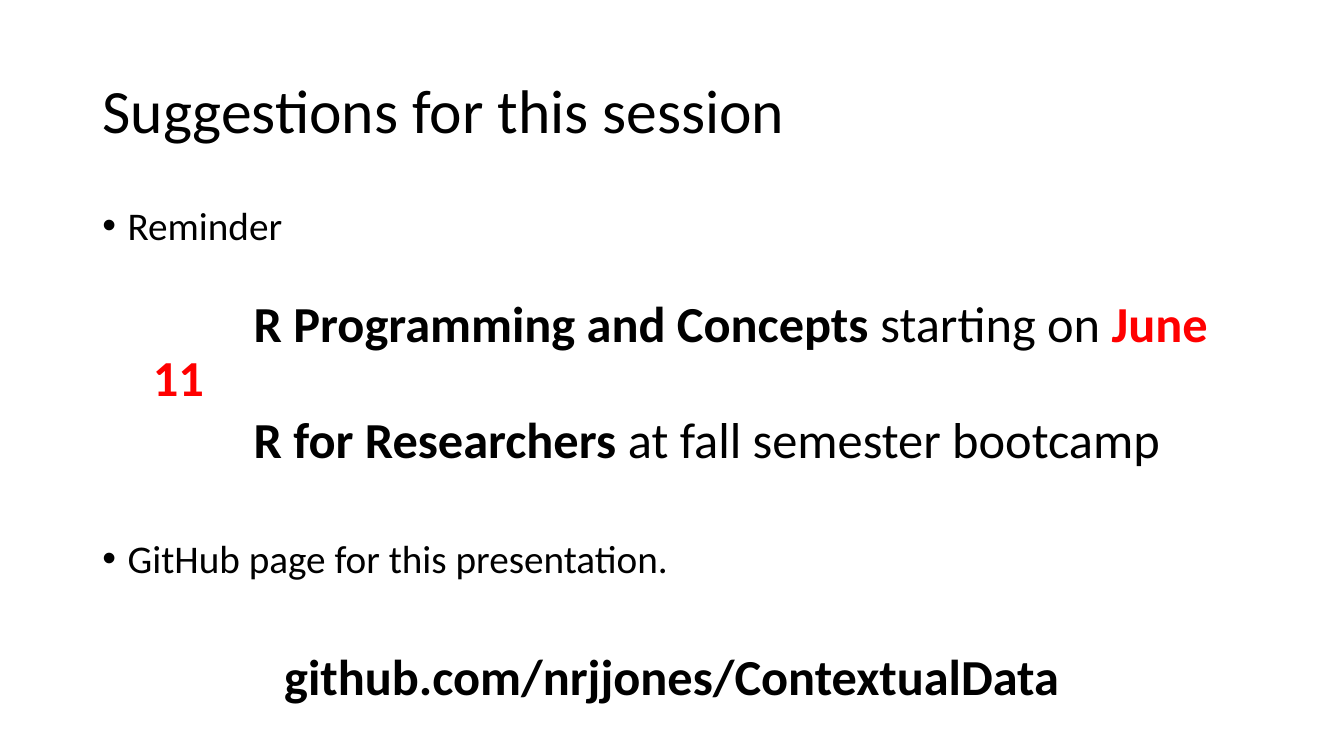
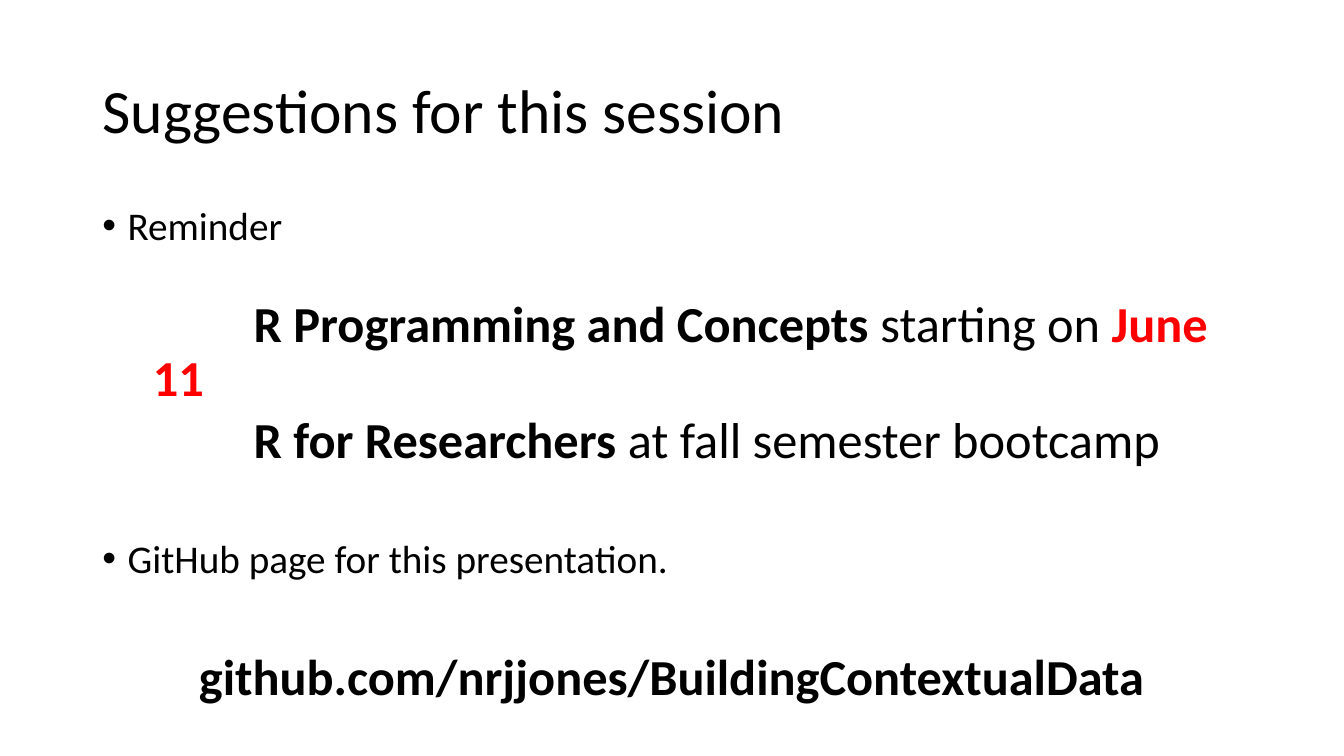
Before and after one commit to nrjjones/BuildingContextualData, a slide deck: slide 71 of presentation/Jones - Contextual Data Presentation.pptx. Drawn at 1344x756 pixels with LibreOffice and Linux fonts; fonts in the diff are those of the drawing. Boxes give left, top, right and bottom in pixels: in the first picture for what was removed or moved away, otherwise in the second. Text is boxed around its words. In the diff, an @@ line names an element or a change of style, - is before the commit and + after.

```diff
--- a/presentation/Jones - Contextual Data Presentation.pptx
+++ b/presentation/Jones - Contextual Data Presentation.pptx
@@ text at box(199, 659, 1144, 704): text changed @@
-github.com/nrjjones/ContextualData
+github.com/nrjjones/BuildingContextualData
```
Also in this commit, not shown: 8 other slides changed, 2 other files.
